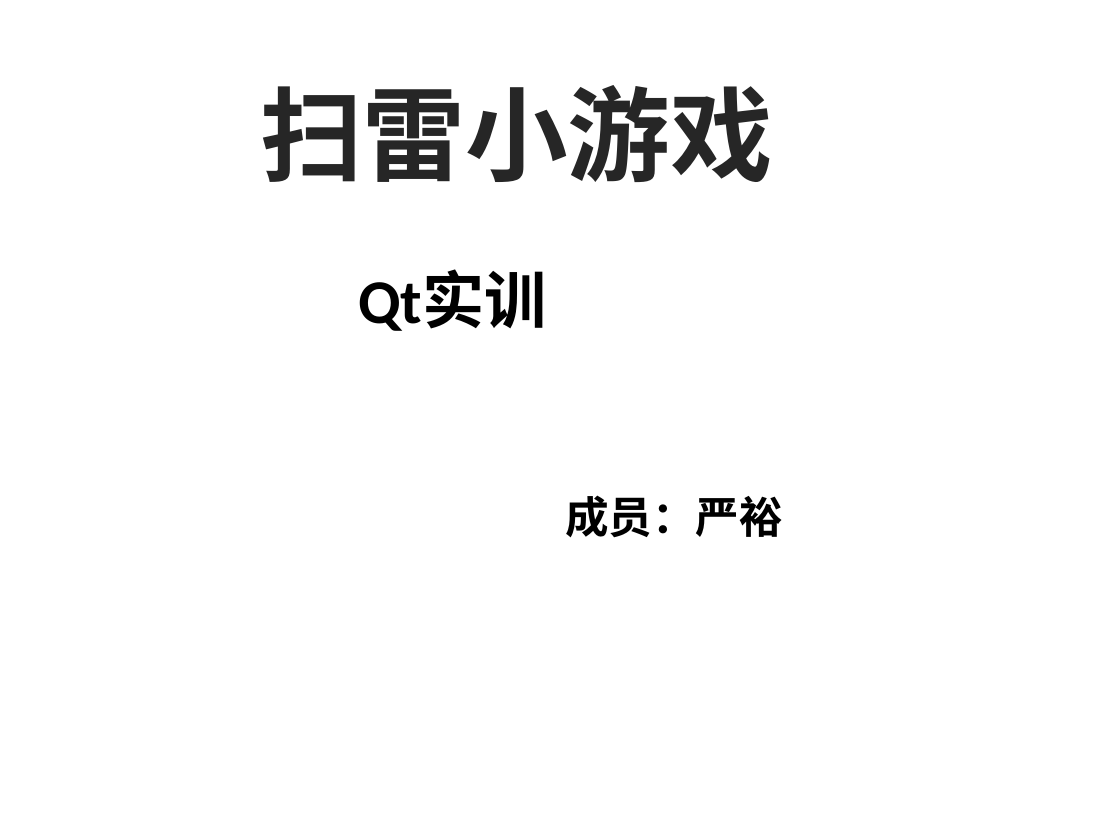
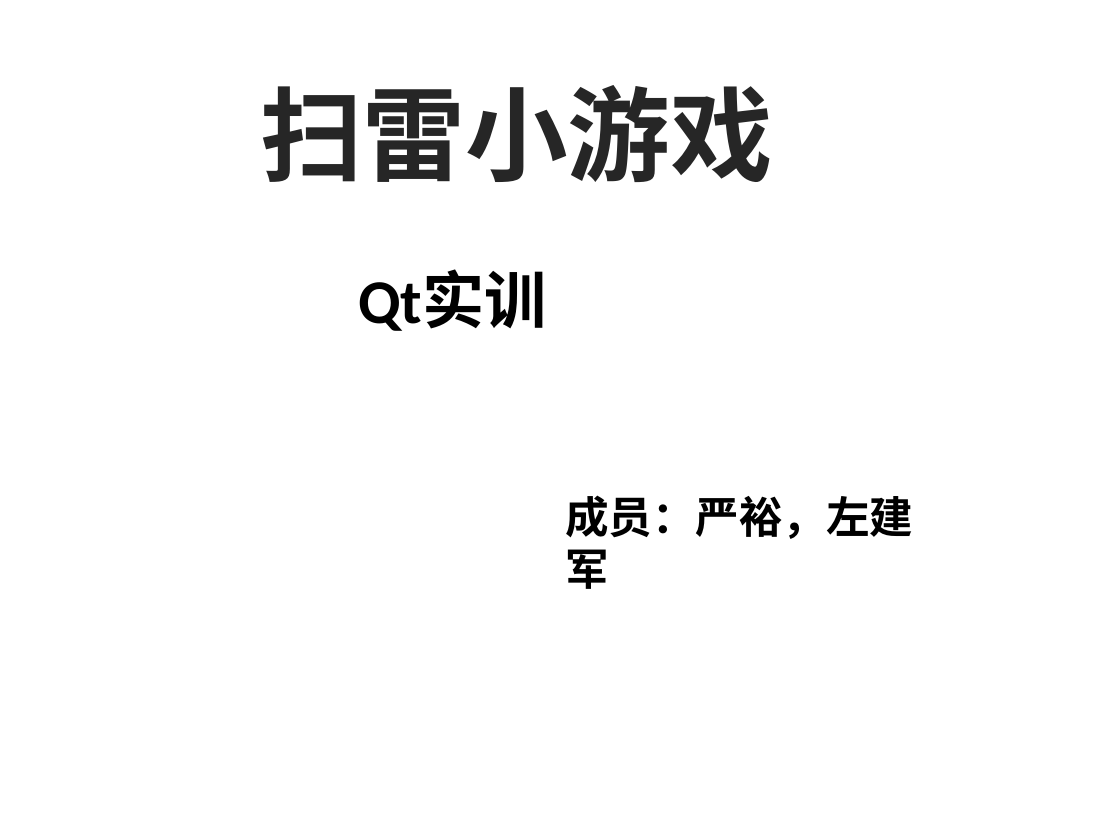
Before and after one commit to GypsophilaYan/1-4, a slide deck: slide 1 of qt扫雷/Qt扫雷游戏ppt.pptx. Drawn at 1120x840 pixels with LibreOffice and Linux fonts; fonts in the diff are those of the drawing. Boxes give left, top, right and bottom in pixels: in the first picture for what was removed or moved away, otherwise in the second. Text is boxed around its words. In the diff, an @@ line names an element or a change of style, - is before the commit and + after.

Commit message:
Qt扫雷游戏，提交到github远程仓库2021.6.30

```diff
--- a/qt扫雷/Qt扫雷游戏ppt.pptx
+++ b/qt扫雷/Qt扫雷游戏ppt.pptx
@@ text at bbox=[565, 495, 913, 589]: text changed @@
-成员：严裕
+成员：严裕，左建军
```
